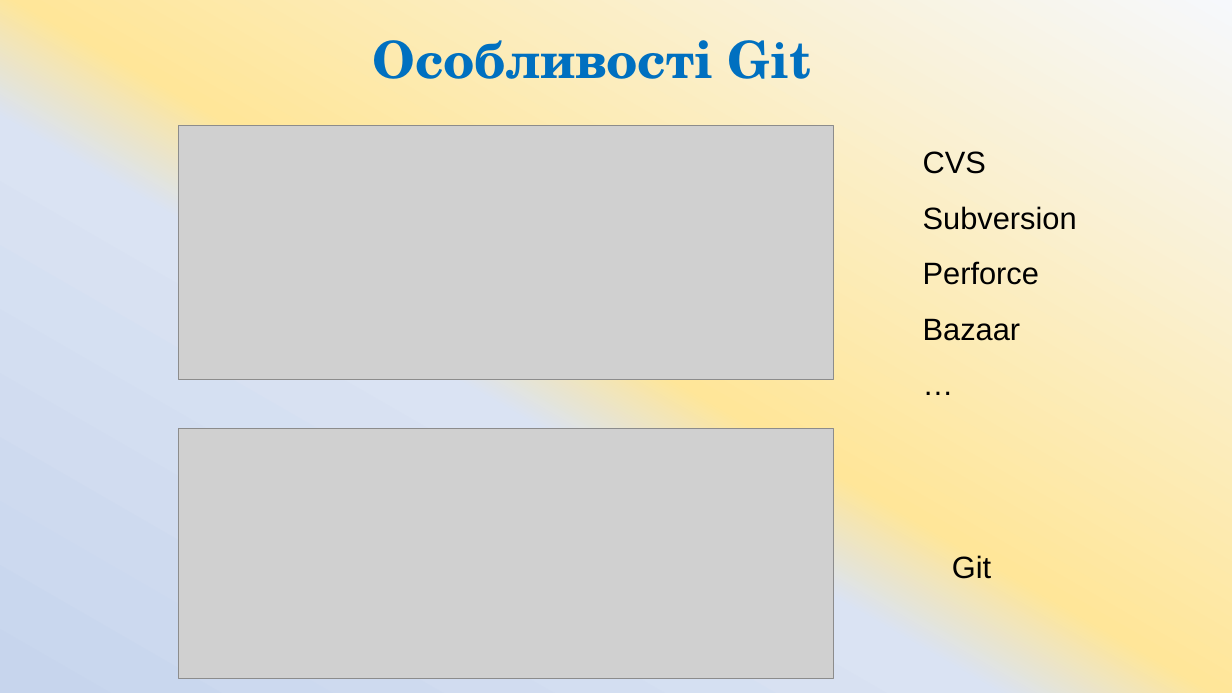
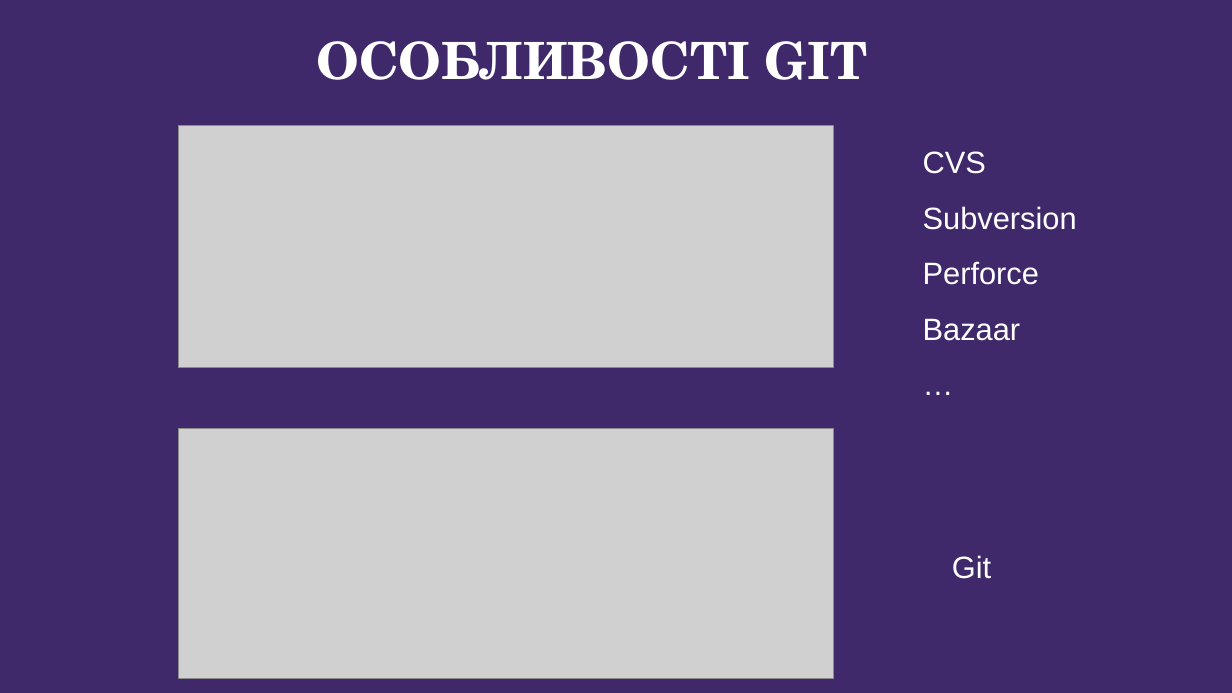
Before and after one commit to ArtemKlym/git_presentation, a slide deck: slide 9 of Git_1 part.pptx (slide 13 before the commit). Drawn at 1232x693 pixels with LibreOffice and Linux fonts; fonts in the diff are those of the drawing; grey boxes stand for pictures; background and template pictures are left out. Boxes give left, top, right and bottom in pixels: in the first picture for what was removed or moved away, otherwise in the second. Text is boxed around its words. In the diff, an @@ line names an element or a change of style, - is before the commit and + after.

```diff
--- a/Git_1 part.pptx
+++ b/Git_1 part.pptx
@@ background gradient #F6F8FC to #FFE699 to #DAE3F3 to #C7D5ED to picture (left out) @@
@@ title at (x1=317, y1=41, x2=868, y2=80): text changed; text colour #0070C0 to #FFFFFF @@
-Особливості Git
+ОСОБЛИВОСТІ GIT
@@ picture resized from (x1=178, y1=126, x2=834, y2=380) to (x1=178, y1=126, x2=834, y2=368) @@
@@ text "CVS" at (x1=923, y1=151, x2=1077, y2=341): text colour #000000 to #FFFFFF @@
@@ text "Git" at (x1=952, y1=555, x2=991, y2=579): text colour #000000 to #FFFFFF @@
```
Also in this commit, not shown: 4 other slides changed, 8 slides added, 24 slides removed.
